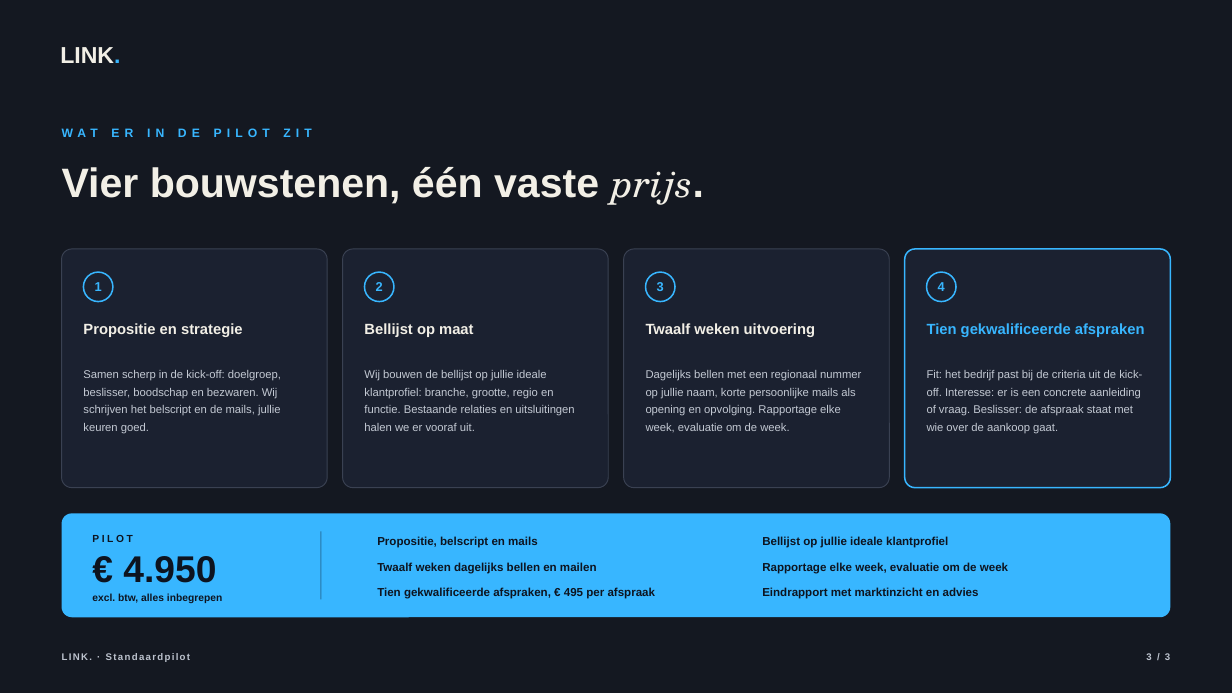
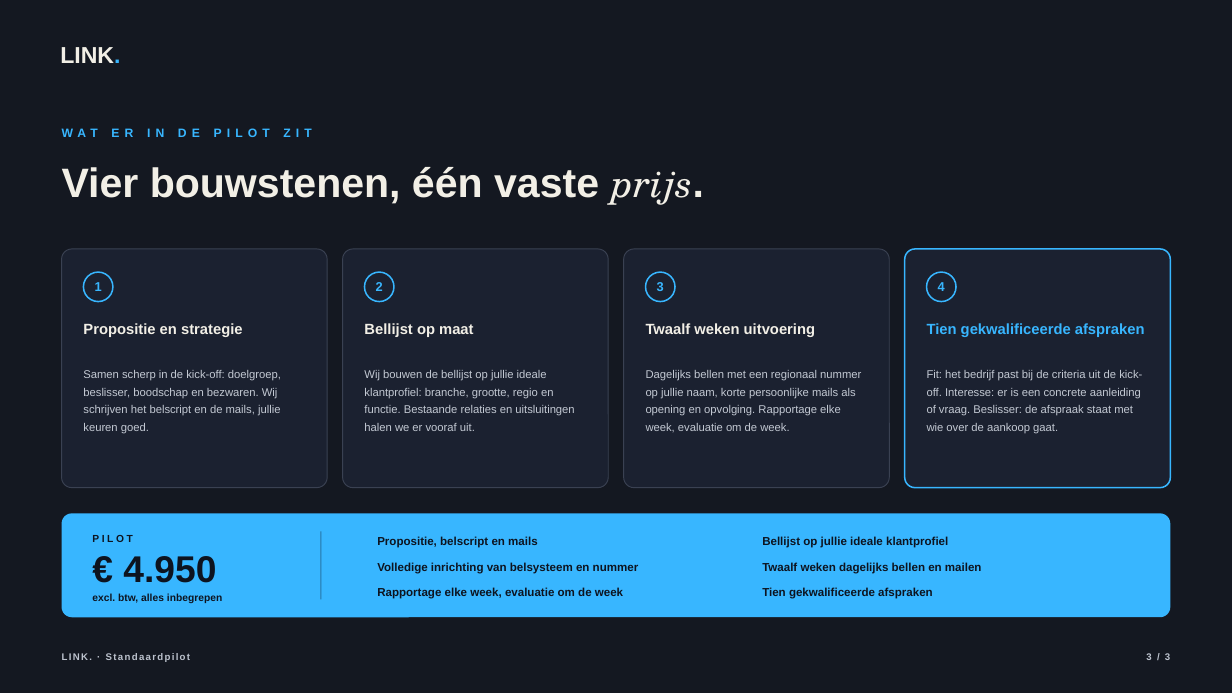
Before and after one commit to hens-lang/Test, a slide deck: slide 3 of output/LINK. standaardpilot.pptx. Drawn at 1232x693 pixels with LibreOffice and Linux fonts; fonts in the diff are those of the drawing; background and template pictures are left out. Boxes give left, top, right and bottom in pixels: in the first picture for what was removed or moved away, otherwise in the second. Text is boxed around its words. In the diff, an @@ line names an element or a change of style, - is before the commit and + after.

```diff
--- a/output/LINK. standaardpilot.pptx
+++ b/output/LINK. standaardpilot.pptx
@@ text at box(377, 562, 639, 574): text changed @@
-Twaalf weken dagelijks bellen en mailen
+Volledige inrichting van belsysteem en nummer
@@ text at box(762, 562, 982, 574): text changed @@
-Rapportage elke week, evaluatie om de week
+Twaalf weken dagelijks bellen en mailen
@@ text at box(377, 587, 623, 599): text changed @@
-Tien gekwalificeerde afspraken, € 495 per afspraak
+Rapportage elke week, evaluatie om de week
@@ text at box(762, 587, 933, 599): text changed @@
-Eindrapport met marktinzicht en advies
+Tien gekwalificeerde afspraken
```
Also in this commit, not shown: 4 other files.
